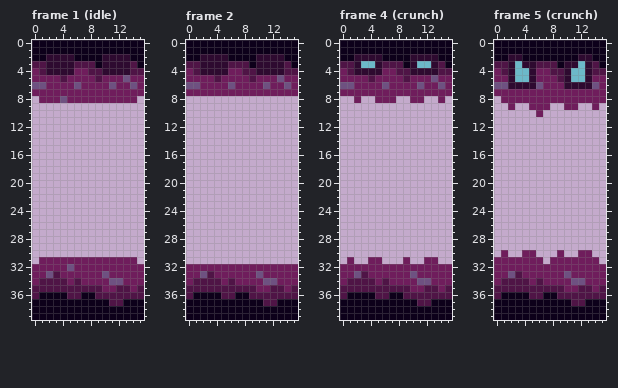
A pixel-art file gets an edit: assets/environment/cruncher/cruncher.aseprite. The first picture shows the starting point.
16x40 pixels, 17 frames. Shown: frame 1 (idle), frame 2, frame 4 (crunch), frame 5 (crunch). The commit also changed other frames, which this record leaves out.
Now the later version:
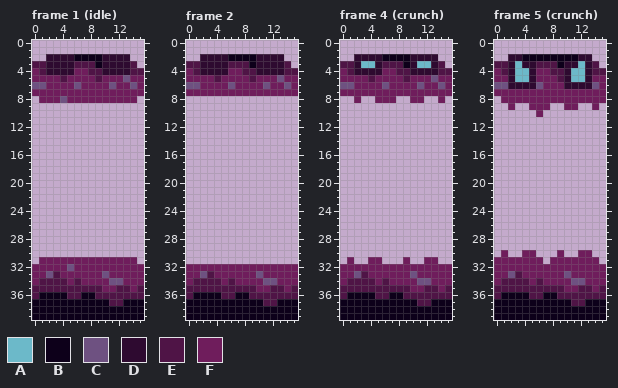
Palette (. is transparent): A #6cb9c9  B #0d001a  C #6e5181  D #2e0a30  E #4f1446  F #6f1d5c
Edits made:
Changed rows in their new state; - is an unchanged pixel.
Frame 1 (idle), layer "better_base":
first column x 0:
 0 ................
 1 ................
 2 ..------------..
 3 ---------------.
Frame 2, layer "better_base": the same change as frame 1 (idle)
Frame 4 (crunch), layer "better_base": the same change as frame 1 (idle)
Frame 5 (crunch), layer "better_base": the same change as frame 1 (idle)
Boxes around the changes in both pictures, in picture pixels (x1, y1, x2, y2):
erased: (32, 40, 144, 68)
erased: (186, 40, 298, 68)
erased: (340, 40, 452, 68)
erased: (494, 40, 606, 68)
